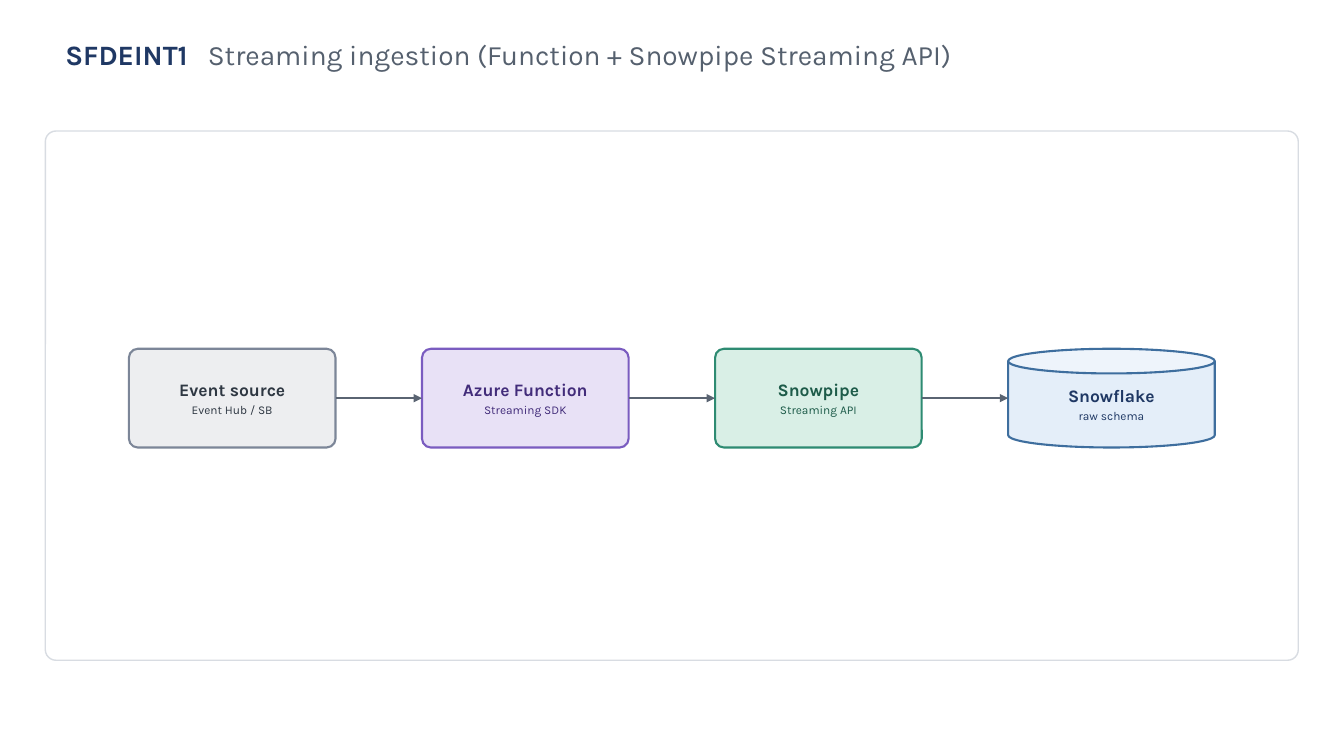
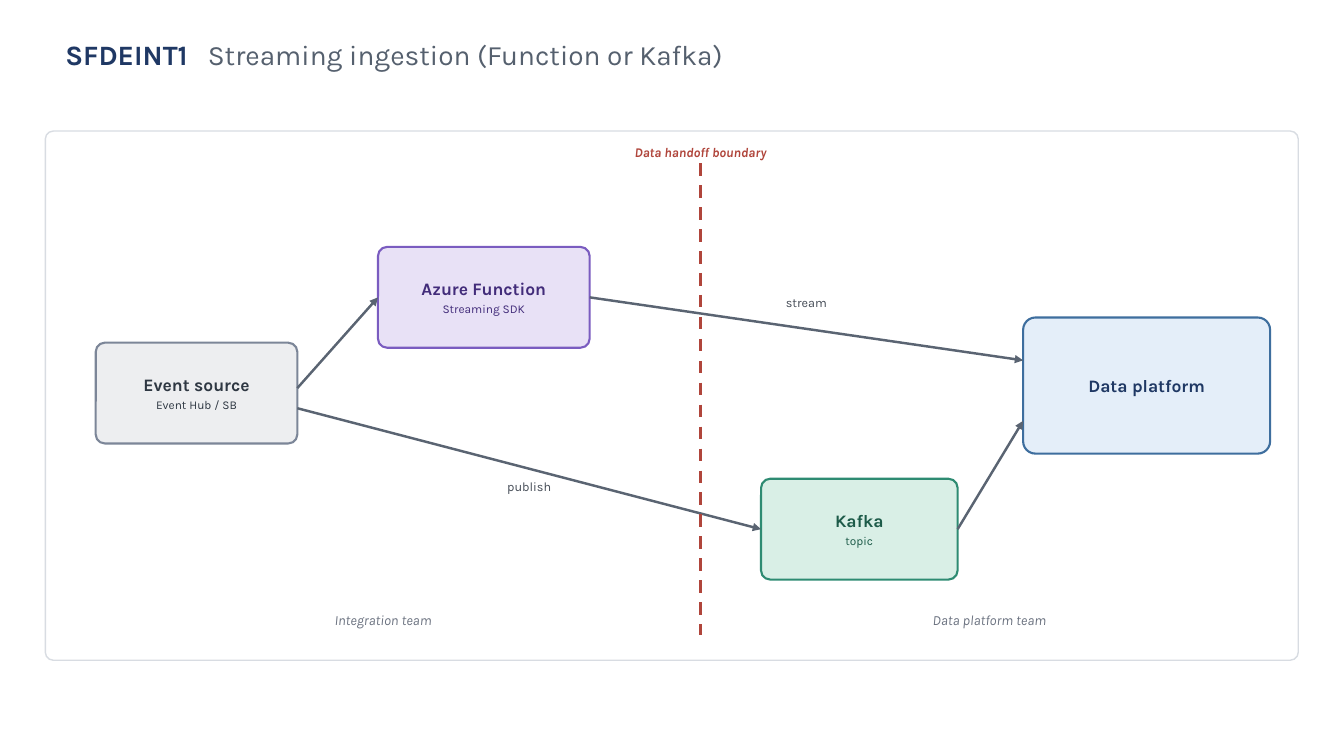
Before and after one commit to xpuneet/Pers, a slide deck: slide 23 of Chaucer_Integration_Pattern_Diagrams_Editable.pptx. Drawn at 1344x756 pixels with LibreOffice and Linux fonts; fonts in the diff are those of the drawing. Boxes give left, top, right and bottom in pixels: in the first picture for what was removed or moved away, otherwise in the second. Text is boxed around its words. In the diff, an @@ line names an element or a change of style, - is before the commit and + after.

```diff
--- a/Chaucer_Integration_Pattern_Diagrams_Editable.pptx
+++ b/Chaucer_Integration_Pattern_Diagrams_Editable.pptx
@@ text at bbox=[65, 45, 722, 72]: text changed @@
-SFDEINT1 Streaming ingestion (Function + Snowpipe Streaming API)
+SFDEINT1 Streaming ingestion (Function or Kafka)
@@ rounded rectangle at bbox=[45, 131, 1299, 660]: proportions changed @@
@@ text added at bbox=[635, 148, 766, 161], 9.5 pt, text #B0453B, bold, italic @@
+Data handoff boundary
@@ line added from (701, 163) to (701, 635), #B0453B 2.25 pt dashed @@
@@ rounded rectangle "Azure Function": place and size @@
-rounded rectangle "Azure Function" at bbox=[422, 349, 629, 448]
+rounded rectangle "Azure Function" at bbox=[378, 247, 590, 348]
@@ arrow moved from (336, 398) - (422, 398) to (297, 388) - (378, 297) @@
@@ arrow moved from (629, 398) - (715, 398) to (590, 297) - (1023, 361) @@
@@ text added at bbox=[786, 299, 827, 307], 9 pt, text #444B55 @@
+stream
@@ rounded rectangle added at bbox=[1023, 318, 1270, 454], fill #E4EEF9, outline #3E6E9E 1.5 pt, 12.5 pt, text #1F3864, bold @@
+Data platform
@@ rounded rectangle "Event source": place and size @@
-rounded rectangle "Event source" at bbox=[129, 349, 336, 448]
+rounded rectangle "Event source" at bbox=[96, 343, 297, 444]
@@ rounded rectangle removed at bbox=[715, 349, 922, 448] @@
-Snowpipe
-Streaming API
@@ cylinder removed at bbox=[1008, 349, 1215, 448] @@
-Snowflake
-raw schema
@@ arrow added from (297, 408) to (761, 529), #5A6472 1.75 pt @@
@@ arrow moved from (922, 398) - (1008, 398) to (958, 529) - (1023, 420) @@
@@ rounded rectangle added at bbox=[761, 479, 958, 580], fill #D9EFE6, outline #2E8B72 1.5 pt, 12.5 pt, text #1D5B49, bold @@
+Kafka
+topic
@@ text added at bbox=[507, 482, 551, 494], 9 pt, text #444B55 @@
+publish
@@ text added at bbox=[335, 615, 432, 629], 10 pt, text #6B7280, italic @@
+Integration team
@@ text added at bbox=[933, 615, 1046, 628], 10 pt, text #6B7280, italic @@
+Data platform team
```
Also in this commit, not shown: 5 other slides changed, 1 slide removed.
